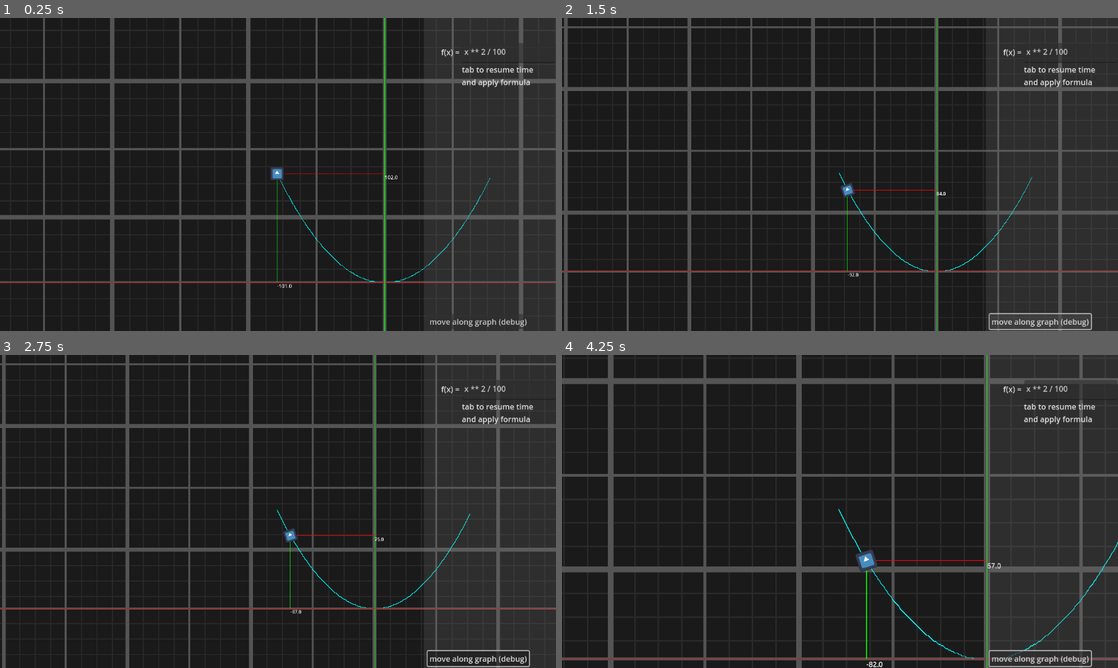
Above: before the commit, frames 1-4 (two rows, left to right).
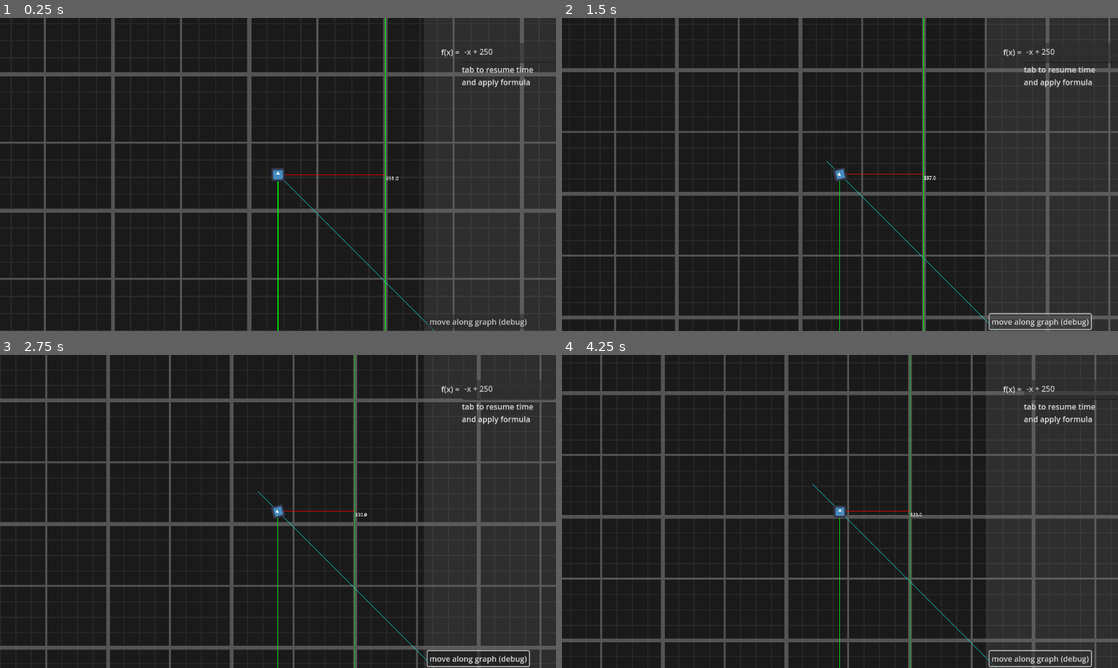
Above: after the commit, the same moments.

Repository: boiiiiiiiii12355/graph-combat
Game: Godot game, scene res://Scenes/game.tscn
Two runs of this game, one before a commit and one after it. Both use one fixed random seed, a clock stepped at 60 frames per second and the inputs below. The engine's default icon, where the game draws it, is replaced by a stand-in: a white triangle on a blue panel in a dark square.
Inputs (mouse positions are in pixels of both pictures, inside the frame that each line leads up to):
- Up to frame 1 (0.25 s): no input
- Up to frame 2 (1.5 s): click "move along graph (debug)" at 0.5 s; click "move along graph (debug)" at 1.25 s
- Up to frame 3 (2.75 s): click "move along graph (debug)" at 2 s
- Up to frame 4 (4.25 s): tap Enter at 2.75 s; move the mouse to (962, 495) at 2.77 s; tap Mouse wheel down (zoom in) at 2.85, 3.8 s; tap Mouse wheel up (zoom out) at 3.05, 3.6 s; move the mouse to (728, 527) at 3.52 s

The runs differ from the first frame. In frame 1, 11% of the frame differs, in the area x 0-100%, y 0-100%; in frame 2, 18%; in frame 3, 18%; in frame 4, 19%.

Commit message:
slowmo and zoom on punchbag hit

Diff:
--- a/Scenes/game.tscn
+++ b/Scenes/game.tscn
@@ -6,6 +6,7 @@
 [ext_resource type="PackedScene" uid="uid://d3ixkjyjao54n" path="res://Scenes/ui.tscn" id="4_3dryh"]
 [ext_resource type="PackedScene" uid="uid://jg3wydd1d6fe" path="res://Scenes/xy_labels.tscn" id="4_wowpa"]
 [ext_resource type="PackedScene" uid="uid://olbouuixcjs4" path="res://Scenes/path_calc.tscn" id="5_i6g32"]
+[ext_resource type="PackedScene" uid="uid://cx8lgv2n41hvn" path="res://Scenes/punching_bag.tscn" id="7_1l0tm"]
 
 [sub_resource type="WorldBoundaryShape2D" id="WorldBoundaryShape2D_i6g32"]
 
@@ -51,13 +52,16 @@
 
 [node name="path" parent="." instance=ExtResource("5_i6g32")]
 
-[node name="CanvasLayer" type="CanvasLayer" parent="."]
-
-[node name="UI" parent="CanvasLayer" node_paths=PackedStringArray("player") instance=ExtResource("4_3dryh")]
-player = NodePath("../../Player")
-
 [node name="floor" type="StaticBody2D" parent="."]
 position = Vector2(2, 108)
 
 [node name="CollisionShape2D" type="CollisionShape2D" parent="floor"]
 shape = SubResource("WorldBoundaryShape2D_i6g32")
+
+[node name="punching_bag" parent="." instance=ExtResource("7_1l0tm")]
+position = Vector2(181, -51)
+
+[node name="CanvasLayer" type="CanvasLayer" parent="."]
+
+[node name="UI" parent="CanvasLayer" node_paths=PackedStringArray("player") instance=ExtResource("4_3dryh")]
+player = NodePath("../../Player")
--- a/Scenes/player.tscn
+++ b/Scenes/player.tscn
@@ -7,7 +7,10 @@
 bounce = 0.5
 
 [sub_resource type="RectangleShape2D" id="RectangleShape2D_onrkg"]
-size = Vector2(6, 6)
+size = Vector2(14, 14)
+
+[sub_resource type="RectangleShape2D" id="RectangleShape2D_cvnsp"]
+size = Vector2(37, 35.5)
 
 [node name="Player" type="RigidBody2D" node_paths=PackedStringArray("ruler_x", "ruler_y", "graph")]
 process_mode = 3
@@ -49,3 +52,10 @@
 joint_mode = 2
 round_precision = 1
 antialiased = true
+
+[node name="Area2D" type="Area2D" parent="." groups=["p1"]]
+
+[node name="CollisionShape2D" type="CollisionShape2D" parent="Area2D"]
+shape = SubResource("RectangleShape2D_cvnsp")
+
+[connection signal="area_entered" from="Area2D" to="." method="_on_area_2d_area_entered"]
--- a/Scenes/punching_bag.tscn
+++ b/Scenes/punching_bag.tscn
@@ -1,15 +1,23 @@
-[gd_scene load_steps=3 format=3 uid="uid://cx8lgv2n41hvn"]
+[gd_scene load_steps=4 format=3 uid="uid://cx8lgv2n41hvn"]
 
 [ext_resource type="Texture2D" uid="uid://fjq81le8ad0p" path="res://icon.svg" id="1_4fixn"]
 
+[sub_resource type="RectangleShape2D" id="RectangleShape2D_ky4dj"]
+size = Vector2(16, 16)
+
 [sub_resource type="RectangleShape2D" id="RectangleShape2D_4fixn"]
-size = Vector2(128, 128)
+size = Vector2(14, 14)
 
 [node name="punching_bag" type="CharacterBody2D"]
 
+[node name="Player_detector" type="Area2D" parent="." groups=["p2"]]
+
+[node name="CollisionShape2D" type="CollisionShape2D" parent="Player_detector"]
+shape = SubResource("RectangleShape2D_ky4dj")
+
 [node name="Icon" type="Sprite2D" parent="."]
-modulate = Color(1, 0, 0, 1)
-self_modulate = Color(1, 0, 0, 1)
+self_modulate = Color(18.892157, 0, 0, 1)
+scale = Vector2(0.1, 0.1)
 texture = ExtResource("1_4fixn")
 
 [node name="CollisionShape2D" type="CollisionShape2D" parent="."]
--- a/Scenes/ui.tscn
+++ b/Scenes/ui.tscn
@@ -95,7 +95,7 @@
 offset_top = 52.0
 offset_right = 1226.0
 offset_bottom = 93.0
-text = "x ** 2 / 100"
+text = "-x + 250"
 placeholder_text = "m * x + c
 "
 selecting_enabled = false
--- a/project.godot
+++ b/project.godot
@@ -23,6 +23,11 @@
 
 window/stretch/mode="viewport"
 window/stretch/aspect="expand"
+
+[global_group]
+
+p2=""
+p1=""
 
 [input]
 
--- a/scripts/camera_ctrl.gd
+++ b/scripts/camera_ctrl.gd
@@ -2,18 +2,21 @@
 
 @export var zoom_amount = 1
 var req_zoom = zoom
+var curr_zoom = zoom
 func _input(event: InputEvent) -> void:
 	if Input.is_action_just_pressed("zoom in"):
-		req_zoom -= Vector2(1, 1) * zoom_amount
+		curr_zoom -= Vector2(1, 1) * zoom_amount
 
 	elif Input.is_action_just_pressed("zoom out"):
-		req_zoom += Vector2(1, 1) * zoom_amount
+		curr_zoom += Vector2(1, 1) * zoom_amount
 
 
 
 @export var min_zoom = 100
 @export var max_zoom = 2
 func _physics_process(delta: float) -> void:
+	req_zoom = curr_zoom
+	print(req_zoom)
 	if req_zoom > Vector2(min_zoom, min_zoom):
 		req_zoom = Vector2(min_zoom, min_zoom)
 
@@ -21,3 +24,7 @@
 		req_zoom = Vector2(max_zoom, max_zoom)
 
 	zoom = lerp(zoom, req_zoom, 0.1)
+
+
+func camera_shake():
+	pass
--- a/scripts/game_master.gd
+++ b/scripts/game_master.gd
@@ -2,13 +2,27 @@
 extends Node2D
 
 var time_value = 1
+var accel = 0.1
 
 func _physics_process(delta: float) -> void:
-	Engine.time_scale = lerp(Engine.time_scale, time_value, 0.1)
+	Engine.time_scale = lerp(Engine.time_scale, time_value, accel)
 
 func _ready() -> void:
-	time_speed_set(time_value)
+	self.process_mode = Node.PROCESS_MODE_ALWAYS
+	time_speed_set(1)
 
 
 func time_speed_set(_0to1_ : float):
 	time_value = _0to1_
+
+func juice(camera : Camera2D):
+	accel = 1
+	time_speed_set(0.01)
+	camera.max_zoom = 5
+	print("hit")
+	await get_tree().create_timer(0.03).timeout
+	accel = 0.1
+	time_speed_set(1.0)
+	camera.max_zoom = 2
+	print("resume")
+	await get_tree().create_timer(0.1).timeout
--- a/scripts/player.gd
+++ b/scripts/player.gd
@@ -114,4 +114,7 @@
 func update_path(pt, req):
 	path.curve.set_point_position(pt, req)
 	graph_end = path.curve.get_baked_length()
-	print("baked" + str(graph_end))
+
+func _on_area_2d_area_entered(area : Area2D):
+	if area.is_in_group("p2"):
+		gamemaster.juice(cam)
--- a/scripts/ui.gd
+++ b/scripts/ui.gd
@@ -6,7 +6,6 @@
 	_on_text_edit_text_changed()
 	paused = true
 	anim_player.play("pause")
-	gamemaster.time_speed_set(0)
 
 
 var paused = false
@@ -15,12 +14,10 @@
 		if Input.is_action_just_pressed("pause") and paused == false:
 			paused = true
 			anim_player.play("pause")
-			gamemaster.time_speed_set(0)
 
 		elif Input.is_action_just_pressed("pause") and paused == true:
 			paused = false
 			anim_player.play("resume")
-			gamemaster.time_speed_set(1)
 	player.paused = paused
 
 @export var anim_player : AnimationPlayer
Not shown: 1 places in Scenes/game.tscn that only renumber resources
Not shown: 1 places in Scenes/player.tscn that only renumber resources
